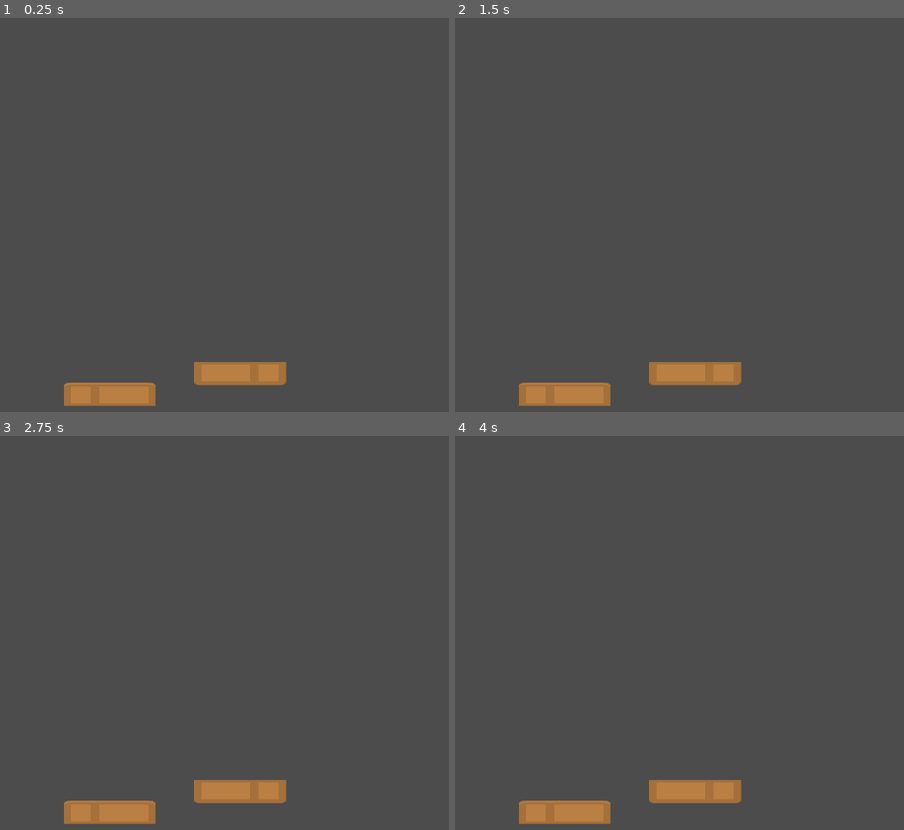
Above: before the commit, frames 1-4 (two rows, left to right).
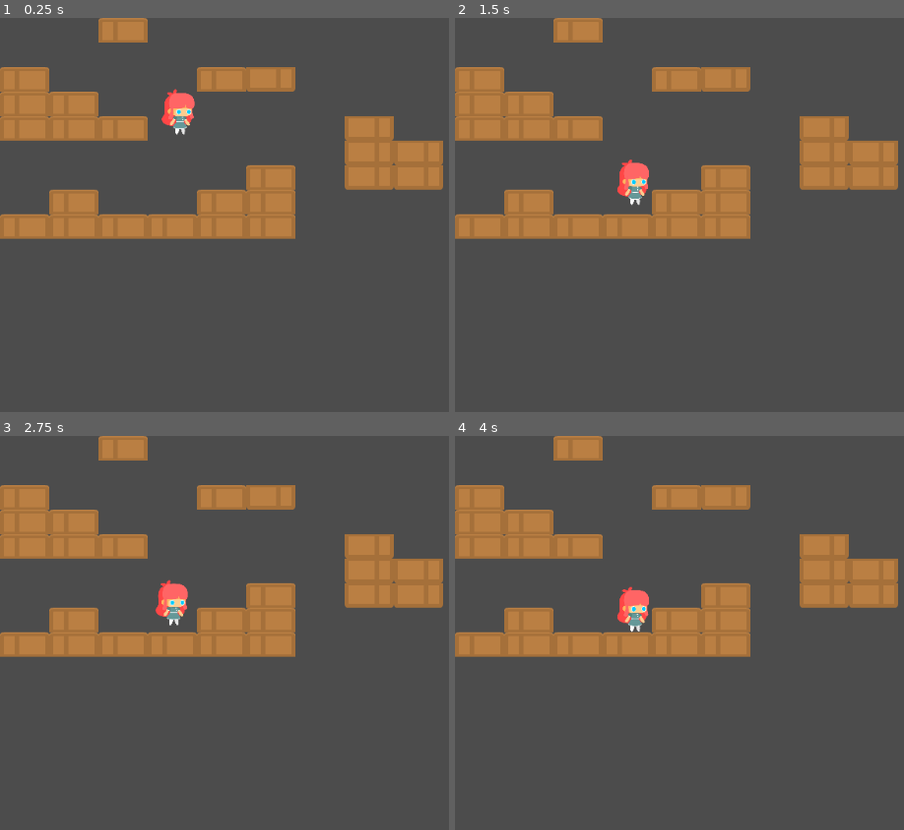
Above: after the commit, the same moments.

Repository: Ivan42069-bruh/Joc-Ivan-Salom
Game: Godot game, scene res://Ivan Salom Joc Finishi.tscn
Two runs of this game, one before a commit and one after it. Both use one fixed random seed, a clock stepped at 60 frames per second and the inputs below. Before the commit the project starts from res://Joc Ivan salom.tscn.
Inputs:
- Up to frame 1 (0.25 s): no input
- Up to frame 2 (1.5 s): hold D (right) from 0.53 s (still down); tap Space (jump) at 0.77 s; tap Enter at 1.25 s
- Up to frame 3 (2.75 s): tap Space (jump) at 1.52, 2 s; release D (right) at 2.03 s; hold A (left) from 2.03 s (still down)
- Up to frame 4 (4 s): release A (left) at 2.78 s; hold D (right) from 2.78 s (still down); tap Space (jump) at 3.02, 3.77 s; tap Enter at 3.5 s

The runs differ from the first frame. In frame 1, 19% of the frame differs, in the area x 0-99%, y 0-99%; in frame 2, 19%; in frame 3, 19%; in frame 4, 19%.

Commit message:
arreglos

Diff:
--- a/Joc Ivan Salom/Ivan Salom Joc Finishi.tscn
+++ b/Joc Ivan Salom/Ivan Salom Joc Finishi.tscn
@@ -101,7 +101,7 @@
 scale = Vector2( 0.145433, 0.134774 )
 frames = SubResource( 1 )
 animation = "static"
-frame = 5
+frame = 11
 speed_scale = 5.0
 playing = true
 
--- a/Joc Ivan Salom/project.godot
+++ b/Joc Ivan Salom/project.godot
@@ -16,7 +16,7 @@
 [application]
 
 config/name="Joc Ivan Salom"
-run/main_scene="res://Joc Ivan Salom.tscn"
+run/main_scene="res://Ivan Salom Joc Finishi.tscn"
 config/icon="res://icon.png"
 
 [input]
